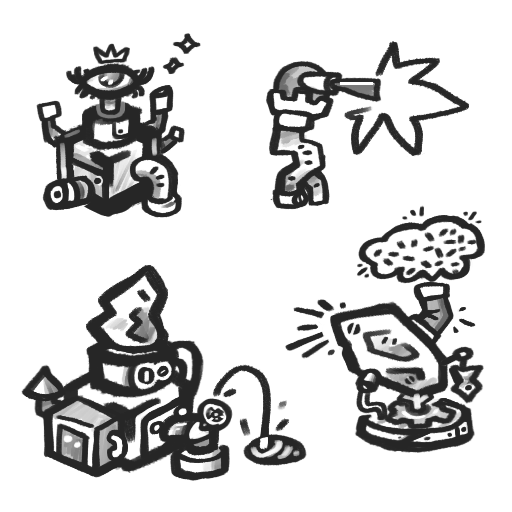
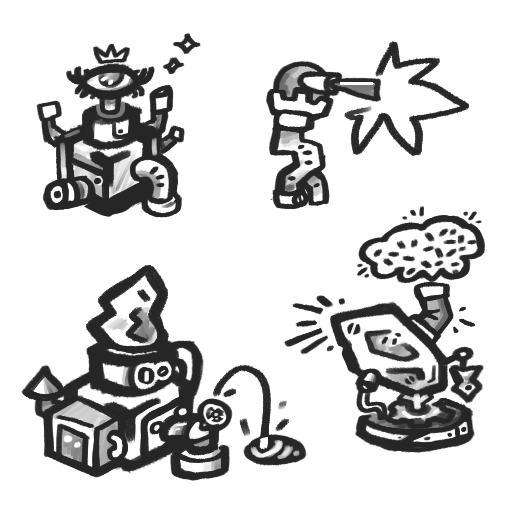
Comparing the layer stacks of the two 512×512 images. Changes:
painted on "Обычный слой 1" over (x1=284, y1=295, x2=474, y2=429)